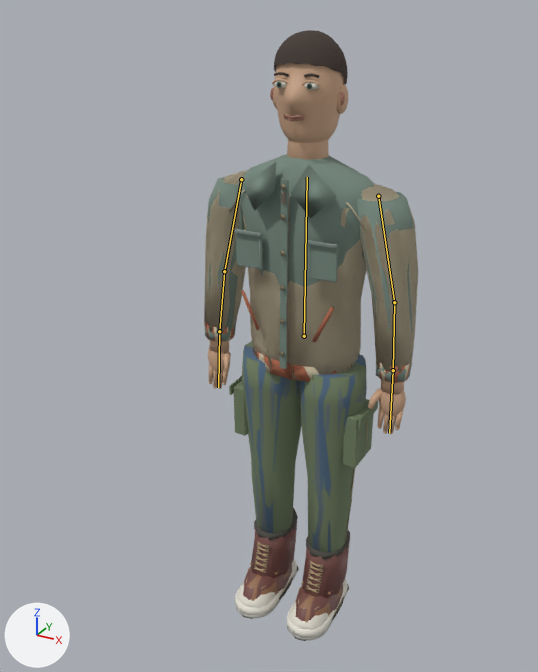
Before and after pictures for a commit that changed the glTF model public/models/citizen-lod.glb.
The view is the same before and after, from a camera (50 mm lens) standing at (0.903, -1.862, 1.906) and looking at (-0.021, -0.181, 1.065). The lights are fixed; the arrows at lower left show +X, +Y and +Z. The older version comes first. The bones that change are drawn over the model as lines.

The first picture shows 'Eye_White', 'Hair', 'Iris', 'Lips', 'Pupil', 'Skin', 'wear_bomber__Cloth_Main', 'wear_bomber__Cloth_Rib', 'wear_bomber__Fastening', 'wear_boots__Shoe_Leather', 'wear_boots__Shoe_Rubber', 'wear_cargo__Trousers', 'wear_chinos__Trousers', 'wear_jeans__Trousers', 'wear_knit__Cloth_Rib', 'wear_sneakers__Cotton_Inner', 'wear_sneakers__Shoe_Leather', 'wear_utility__Buttons', 'wear_utility__Cloth_Main', 'wear_utility__Seam' and 4 more.
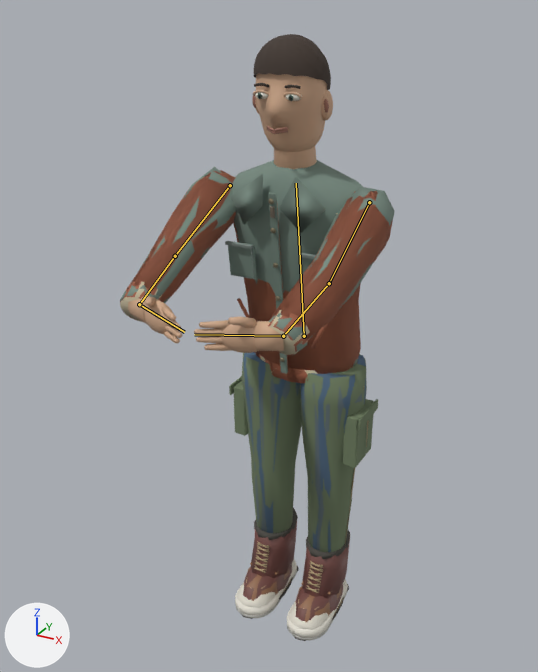
The newer file adds an action. The first version stands in its rest pose; the second is drawn at frame 18 of the action 'HugB'.

What changed in the scene script:
```text
Change bone_spine:
    where bone_spine = bpy.data.objects['CitizenRig'].pose.bones['spine']  # child of 'hips'
    bone_spine.rotation_quaternion: (1.0, 0.0, 0.0, 0.0) -> (0.998, 0.07, 0.0, 0.0)  # degrees (0, 0, 0) -> degrees (8, 0, 0)
Change bone_upper_arm_l:
    where bone_upper_arm_l = bpy.data.objects['CitizenRig'].pose.bones['upper_arm.L']  # child of 'spine'
    bone_upper_arm_l.rotation_quaternion: (1.0, 0.0, 0.0, 0.0) -> (0.816, -0.569, -0.011, -0.1)  # degrees (0, 0, 0) -> degrees (-69, -8, -9)
Change bone_forearm_l:
    where bone_forearm_l = bpy.data.objects['CitizenRig'].pose.bones['forearm.L']  # child of 'upper_arm.L'
    bone_forearm_l.rotation_quaternion: (1.0, 0.0, 0.0, 0.0) -> (0.996, -0.036, -0.082, -0.007)  # degrees (0, 0, 0) -> degrees (-4, -9, 0)
Change bone_hand_l:
    where bone_hand_l = bpy.data.objects['CitizenRig'].pose.bones['hand.L']  # child of 'forearm.L'
    bone_hand_l.rotation_quaternion: (1.0, 0.0, 0.0, 0.0) -> (0.701, 0.231, -0.51, 0.442)  # degrees (0, 0, 0) -> degrees (-19, -67, 77)
Change bone_upper_arm_r:
    where bone_upper_arm_r = bpy.data.objects['CitizenRig'].pose.bones['upper_arm.R']  # child of 'spine'
    bone_upper_arm_r.rotation_quaternion: (1.0, 0.0, 0.0, 0.0) -> (0.816, -0.569, 0.011, 0.1)  # degrees (0, 0, 0) -> degrees (-69, 8, 9)
Change bone_forearm_r:
    where bone_forearm_r = bpy.data.objects['CitizenRig'].pose.bones['forearm.R']  # child of 'upper_arm.R'
    bone_forearm_r.rotation_quaternion: (1.0, 0.0, 0.0, 0.0) -> (0.996, -0.036, 0.082, 0.007)  # degrees (0, 0, 0) -> degrees (-4, 9, 0)
Change bone_hand_r:
    where bone_hand_r = bpy.data.objects['CitizenRig'].pose.bones['hand.R']  # child of 'forearm.R'
    bone_hand_r.rotation_quaternion: (1.0, 0.0, 0.0, 0.0) -> (0.701, 0.231, 0.51, -0.442)  # degrees (0, 0, 0) -> degrees (-19, 67, -77)
```

What differs and where, as boxes (x1, y1, x2, y2) in the pictures (538 x 672 px):
'wear_utility__Cloth_Main', posed (32% wider, 6% shorter): before (205, 154, 413, 382); after (120, 160, 395, 374)
'wear_bomber__Cloth_Main', posed (not visible afterwards): before (204, 171, 418, 379)
'wear_knit__Cloth_Main', posed (not visible before): after (130, 170, 393, 381)
'Skin', posed (24% shorter): before (208, 63, 406, 434); after (128, 73, 333, 353)
'Hair', posed: before (274, 30, 348, 85); after (254, 34, 331, 90)
'wear_bomber__Cloth_Rib', posed (16% wider): before (205, 198, 410, 383); after (120, 206, 357, 383)
'wear_knit__Cloth_Rib', posed: before (214, 190, 410, 381); after (120, 213, 338, 375)
'Lips', posed (18% taller): before (270, 88, 345, 121); after (252, 95, 329, 134)
'Eye_White', posed: before (274, 81, 320, 90); after (255, 92, 302, 101)
'Iris', posed (12% taller): before (277, 82, 312, 89); after (257, 93, 293, 101)
'Pupil', posed (6% wider): before (278, 83, 310, 88); after (258, 95, 292, 100)
bone 'spine', root to tip: before (304, 336) to (307, 177); after (304, 336) to (296, 183)
bone 'upper_arm.L', root to tip: before (378, 196) to (394, 302); after (369, 202) to (329, 283)
bone 'forearm.L', root to tip: before (394, 302) to (393, 370); after (329, 283) to (283, 336)
bone 'hand.L', root to tip: before (393, 370) to (389, 433); after (283, 336) to (194, 334)
bone 'upper_arm.R', root to tip: before (241, 179) to (224, 271); after (230, 185) to (175, 256)
bone 'forearm.R', root to tip: before (224, 271) to (219, 331); after (175, 256) to (139, 304)
bone 'hand.R', root to tip: before (219, 331) to (218, 387); after (139, 304) to (184, 332)
